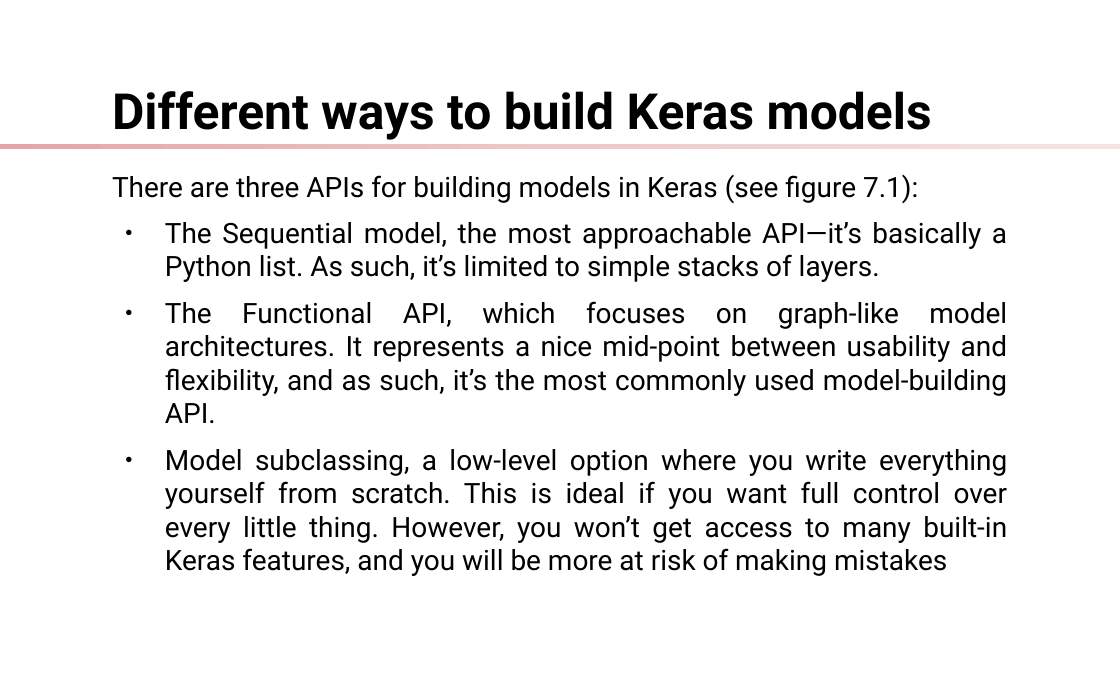
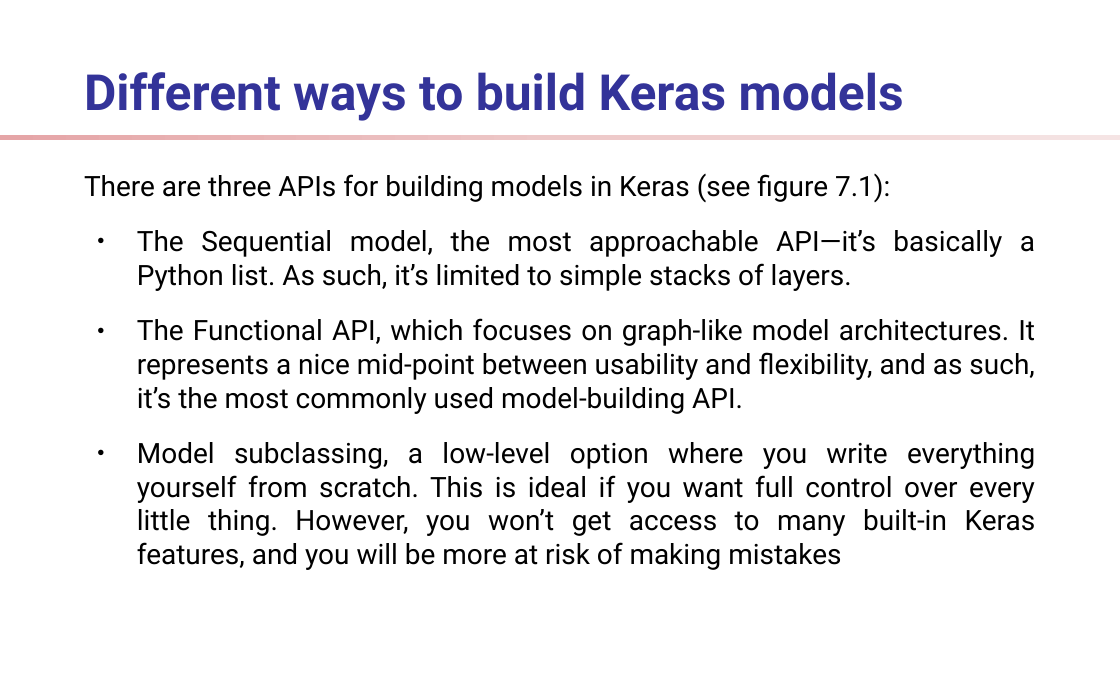
Before and after one commit to ShelpAm/learn-deep-learning, a slide deck: slide 6 of docs/presentation.odp. Drawn at 1120x700 pixels with LibreOffice and Linux fonts; fonts in the diff are those of the drawing; background and template pictures are left out. Boxes give left, top, right and bottom in pixels: in the first picture for what was removed or moved away, otherwise in the second. Text is boxed around its words. In the diff, an @@ line names an element or a change of style, - is before the commit and + after.

```diff
--- a/docs/presentation.odp
+++ b/docs/presentation.odp
@@ title "Different ways to build Keras ...": place and size @@
-title "Different ways to build Keras ..." at (112,91,932,140)
+title "Different ways to build Keras ..." at (84,72,904,121)
@@ title "Different ways to build Keras ..." at (84,72,904,121): text colour #000000 to #333399 @@
@@ rectangle: place and size @@
-rectangle at (0,144,1120,149)
+rectangle at (0,136,1120,140)
@@ text "There are three APIs for ...": place and size @@
-text "There are three APIs for ..." at (112,175,1007,576)
+text "There are three APIs for ..." at (84,174,1036,570)
@@ text "There are three APIs for ..." at (84,174,1036,570): more space between paragraphs @@
```
Also in this commit, not shown: 19 other slides changed, 6 slides added, 5 other files.
